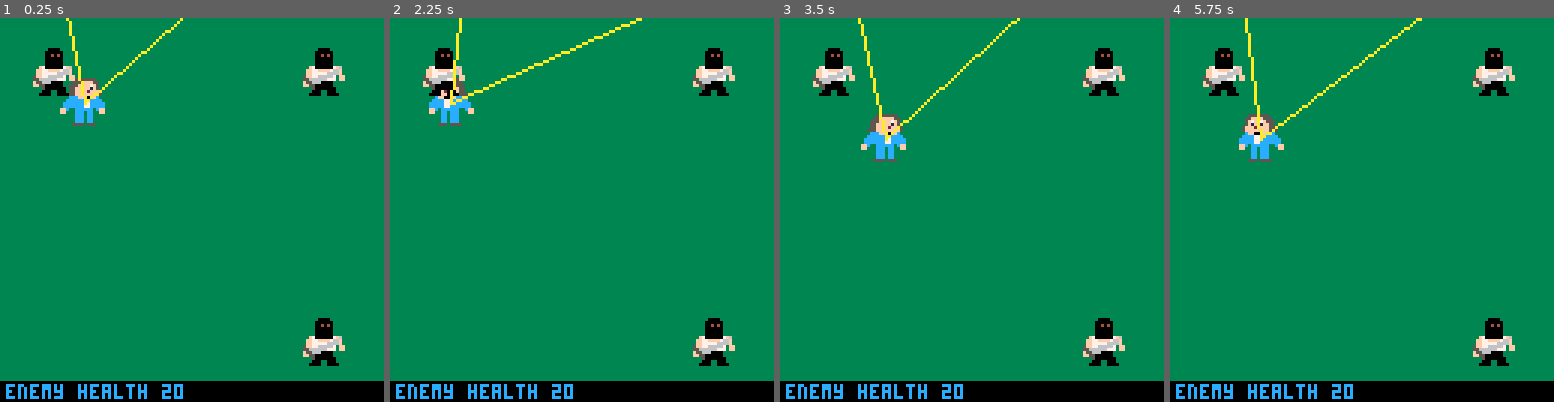
Above: before the commit, frames 1-4 (left to right).
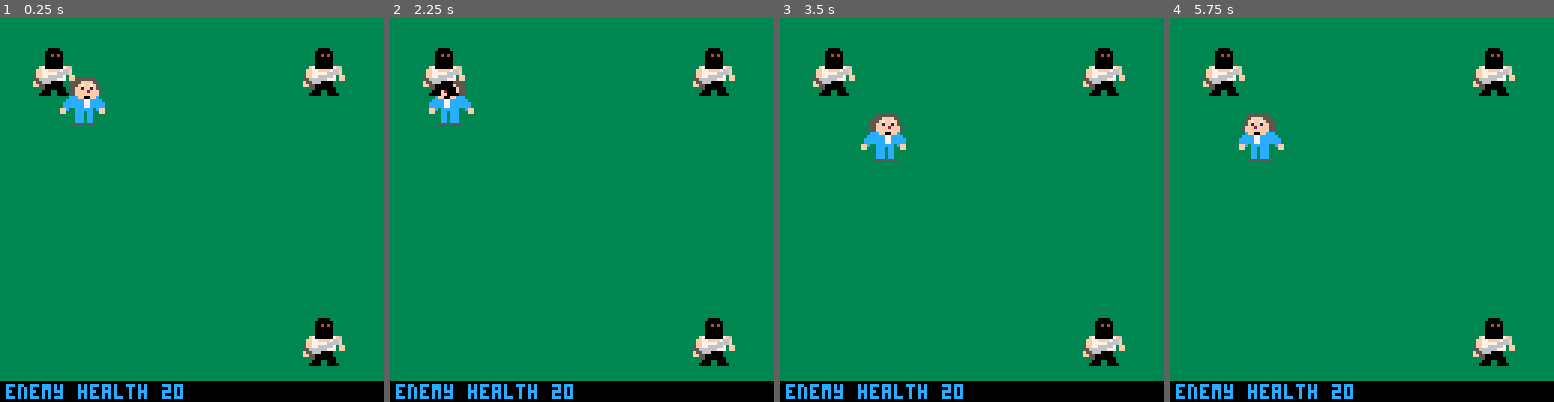
Above: after the commit, the same moments.

Repository: welucas2/pico-8-carts
Game: PICO-8 cartridge rowsdower.p8
Two runs of this game, one before a commit and one after it. Both use one fixed random seed, a clock stepped at 60 frames per second and the inputs below.
Inputs:
- Up to frame 1 (0.25 s): no input
- Up to frame 2 (2.25 s): tap O (Z key) at 0.33, 0.7, 1.43, 2.22 s; tap X (X key) at 1.07, 2.07 s; hold Left from 1.97 s (still down)
- Up to frame 3 (3.5 s): release Left at 2.37 s; tap X (X key) every 0.33 s from 2.4 to 3.4 s; hold Down 2.42-2.82 s; hold Right from 2.87 s (still down); tap O (Z key) at 3.1 s
- Up to frame 4 (5.75 s): release Right at 3.53 s; hold Up 3.58-4.08 s; tap X (X key) every 0.33 s from 3.73 to 5.73 s; tap O (Z key) at 3.98, 4.87 s; hold Right 4.13-4.53 s; hold Down 4.58-5.08 s; hold Left from 5.13 s (still down)

The runs differ from the first frame. In frame 1, 0.4% of the frame differs, in the area x 17-48%, y 0-23%; in frame 2, 0.6%; in frame 3, 0.5%; in frame 4, 0.6%, in the area x 19-66%, y 0-33%.

Commit message:
Shotgun now has gun_reload_time

Diff:
--- a/rowsdower.p8
+++ b/rowsdower.p8
@@ -23,6 +23,8 @@
 gun_spread = 1/6
 gun_min_arc = 0
 gun_max_arc = 0
+gun_reload_time = 5
+gun_last_fired = 0
 
 enemies = {}
 sprite_ref = {}
@@ -164,7 +166,8 @@
 function rowsdower_attack()
  if btnp(4) then
   rowsdower_ghook()
- elseif btnp(5) then
+ elseif btnp(5) and (time() - gun_last_fired) >= gun_reload_time then
+  gun_last_fired = time()
   rowsdower_gun_fire()
  end
 end
@@ -203,14 +206,16 @@
 end
 
 function draw_gun_arc()
- local r_x = rowsdower.x + rowsdower.width / 2
- local r_y = rowsdower.y + rowsdower.height / 2
- dx = 181 * cos(gun_min_arc)
- dy = 181 * sin(gun_min_arc)
- line(r_x, r_y, r_x+dx, r_y+dy, 10)
- dx = 181 * cos(gun_max_arc)
- dy = 181 * sin(gun_max_arc)
- line(r_x, r_y, r_x+dx, r_y+dy, 10)
+ if (time() - gun_last_fired) >= gun_reload_time then
+  local r_x = rowsdower.x + rowsdower.width / 2
+  local r_y = rowsdower.y + rowsdower.height / 2
+  dx = 181 * cos(gun_min_arc)
+  dy = 181 * sin(gun_min_arc)
+  line(r_x, r_y, r_x+dx, r_y+dy, 10)
+  dx = 181 * cos(gun_max_arc)
+  dy = 181 * sin(gun_max_arc)
+  line(r_x, r_y, r_x+dx, r_y+dy, 10)
+ end
 end
 
 function init_level(level_number)
@@ -218,6 +223,7 @@
   enemies[1] = init_cultist(100, 100)
   enemies[2] = init_cultist(10, 10)
   enemies[3] = init_cultist(100, 10)
+  gun_last_fired = time()
  end
 end
 
